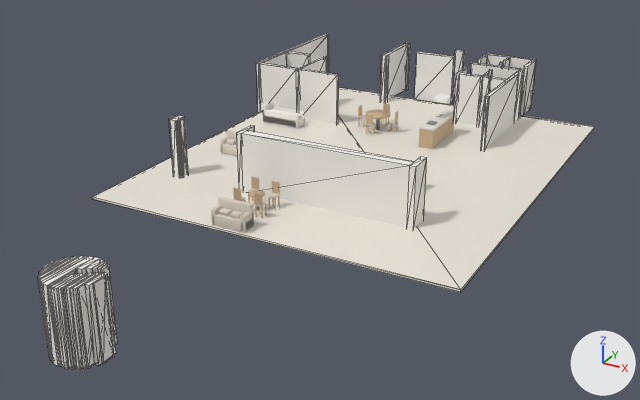
The glTF model models/alheli-tc.glb, before and after one commit.
One viewpoint serves both versions: a 50 mm lens placed at (680.0, -789.0, 211.0), pointed at (445.0, -361.0, -3.0). Arrows for +X, +Y and +Z are at lower right; the lights stay in place. The older version comes first. Mesh edges are drawn as thin lines on the coarser meshes. Vertices at exactly the same position are counted once.

Names of what the first picture shows: 'body', 'floor_salon', 'walls' and 27 more.
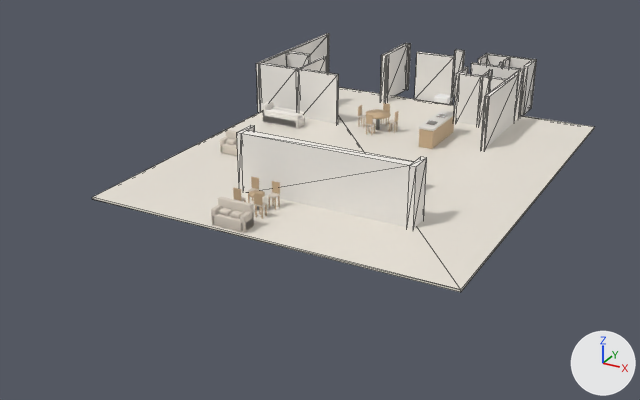
Where the change shows, as pixel boxes [x1, y1, x2, y2] in the pictures (640 x 400 px):
'walls', reshaped (40% narrower, 42% shorter)
    before: [38, 33, 537, 370]
    after: [237, 33, 537, 229]
part 1 of me_walls, deleted
    before: [38, 115, 188, 370]

The edits, one by one:
me_walls is used by ob_walls; location (0.0, 0.0, 0.0).
me_walls had 496 vertices, 816 faces and spanned x 326.0..513.0, y -570.0..-133.0, z 0.0..38.0.
me_walls now has 214 vertices, 372 faces and spans x 326.0..513.0, y -380.0..-133.0, z 0.0..38.0.
me_walls part 1: 30 loose pieces with 282 vertices, spanning x 348.0..451.0, y -570.0..-372.0, z 0.0..38.0, are deleted.
